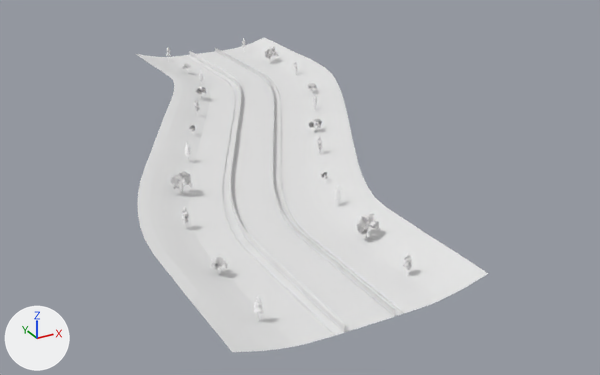
Two versions of the OBJ model DX12App/Models/R-1-2-B.obj, one commit apart.
Before and after are seen from a camera (50 mm lens) standing at (-1875.0, -3139.0, 1284.0) and looking at (-253.0, -189.0, -191.0). The axes (+X, +Y, +Z) are drawn at lower left. The lights are the same throughout. Objects named as collision shapes, trigger or cutter boxes, shadow casters or lower levels of detail are left out. Where no turn or scale is listed for an object, it has been applied to the vertices.

Names of what the first picture shows: 'Grass_Grass.004', 'Road_Road.004', 'Track_Track.016', 'Trees_Trees.003', 'Wirefence_Wirefence.004'.
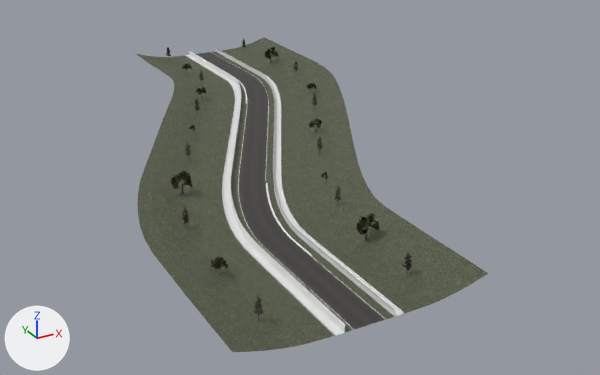
What differs and where, as boxes (x1, y1, x2, y2) in the pictures (600 x 375 px):
'Grass_Grass.004', surface changed: (136, 38, 488, 352) in both
'Road_Road.004', surface changed (white to grey): (196, 52, 386, 329) in both
'Trees_Trees.003', recoloured: (166, 38, 413, 321) in both

Patch to the scene script:
```diff
--- a/DX12App/Models/R-1-2-B.obj.py
+++ b/DX12App/Models/R-1-2-B.obj.py
@@ img_trees_01_psd @@
+img_trees_01_psd = load_image('Trees-01.psd', '../Resources/Trees-01.dds', 1024, 256, 'sRGB')
@@ img_road_01_tga @@
+img_road_01_tga = load_image('Road-01.tga', '../Resources/Road-01.dds', 1024, 1024, 'sRGB')
@@ img_grass_01_tga @@
+img_grass_01_tga = load_image('Grass-01.tga', '../Resources/Grass-01.dds', 1024, 1024, 'sRGB')
@@ mat_grass_01_007 @@
 mat_grass_01_007 = principled_material('Grass-01.007')
-mat_grass_01_007.base_color = (0.8, 0.8, 0.8)  # white #e7e7e7
+mat_grass_01_007.texture = img_grass_01_tga
 mat_grass_01_007.roughness = 0.526
@@ mat_road_01_007 @@
 mat_road_01_007 = principled_material('Road-01.007')
-mat_road_01_007.base_color = (0.8, 0.8, 0.8)  # white #e7e7e7
+mat_road_01_007.texture = img_road_01_tga
 mat_road_01_007.roughness = 0.526
@@ mat_trees_01_007 @@
+mat_trees_01_007 = principled_material('Trees-01.007')
+mat_trees_01_007.texture = img_trees_01_psd
+mat_trees_01_007.roughness = 0.526
@@ me_trees_trees_003 @@
 me_trees_trees_003.from_pydata(...)  # 2457 vertices, 1575 faces; spans x -1042.0..290.0, y -1366.0..1413.0, z 3.0..107.0
-me_trees_trees_003.materials.append(mat_trees_01_005)  # white #ffffff
+me_trees_trees_003.materials.append(mat_trees_01_007)  # picture img_trees_01_psd
```
